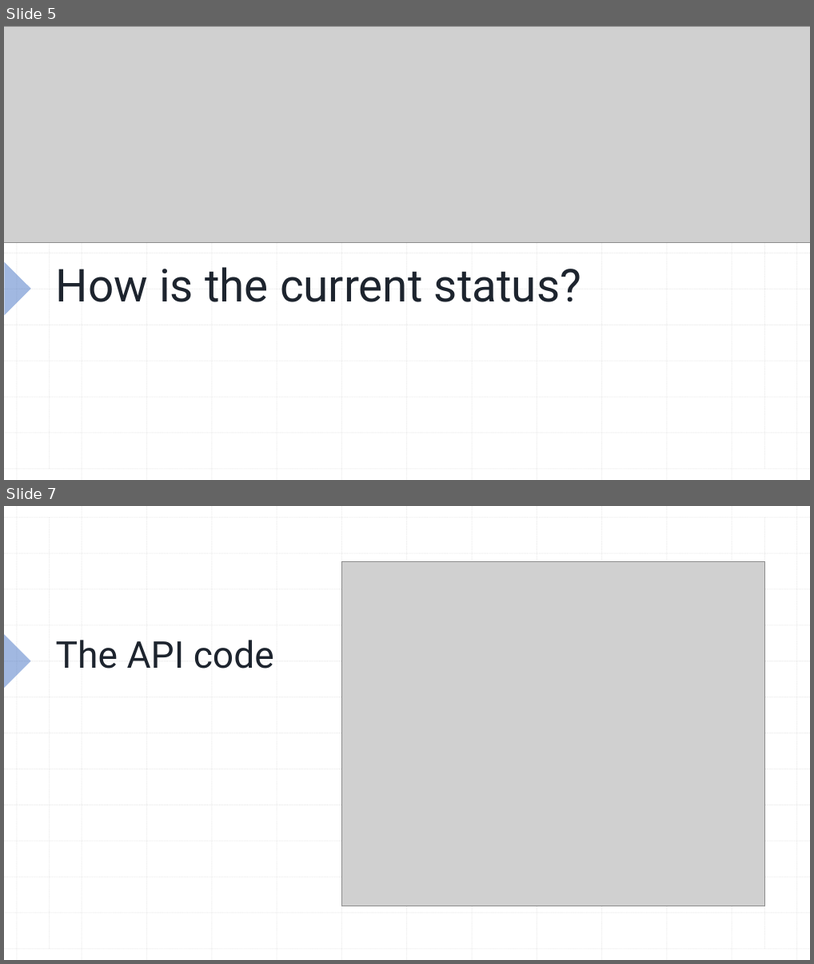
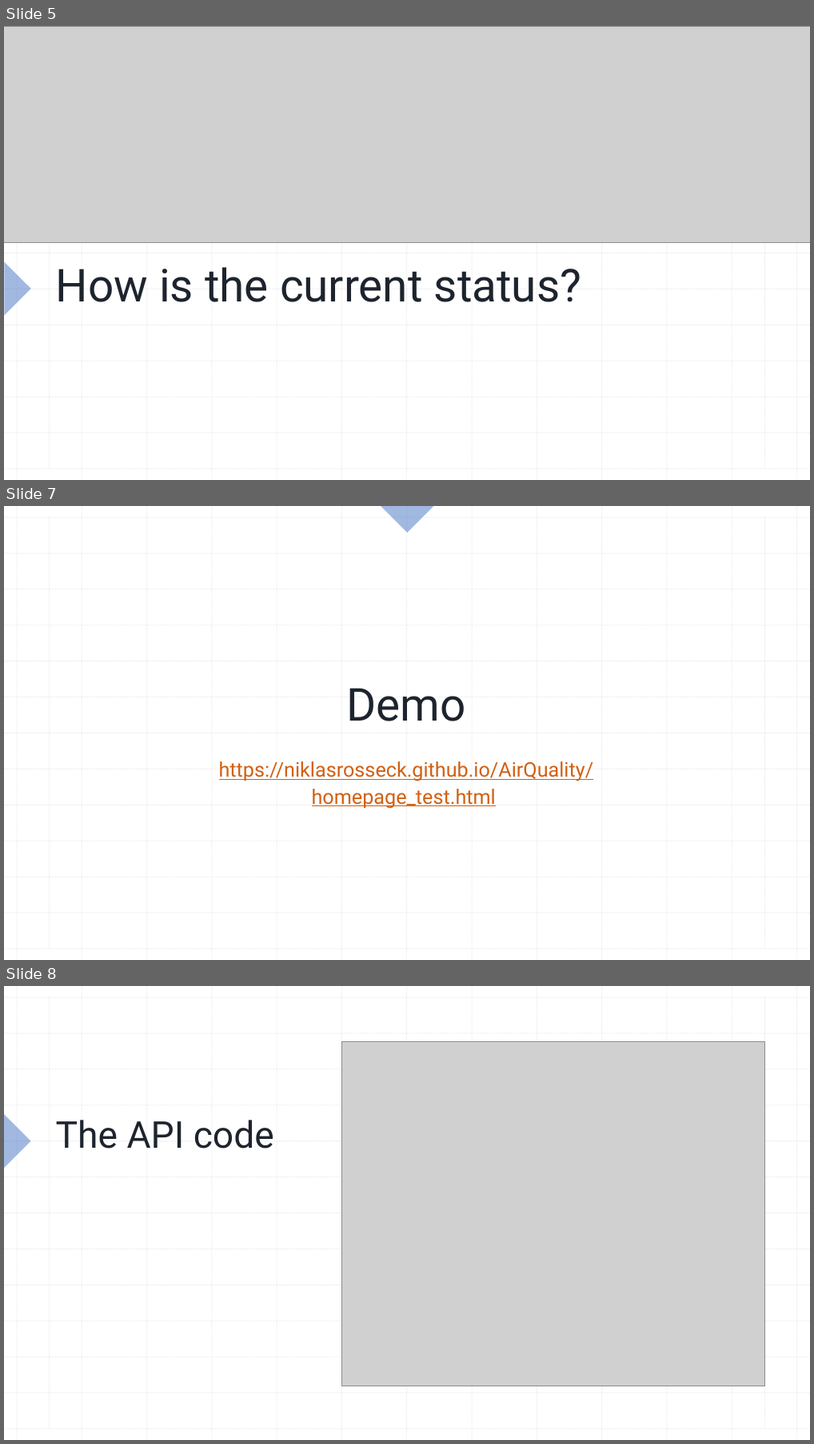
Before and after one commit to niklasrosseck/AirQuality, a slide deck: Final Project Presentation.pptx. Shown one above the other, each under a label of ours: slides 5 and 7 before the commit, slides 5, 7 and 8 after it; the slides between them are not shown. The pictures are 814x964 and 814x1444 pixels, drawn with LibreOffice and Linux fonts; fonts in the diff are those of the drawing; grey boxes stand for pictures. Boxes give left, top, right and bottom in pixels: in the first picture for what was removed or moved away, otherwise in the second. Text is boxed around its words. In the diff, an @@ line names an element or a change of style, - is before the commit and + after.

```diff
--- a/Final Project Presentation.pptx
+++ b/Final Project Presentation.pptx
@@ slide 7 added at [4, 506, 810, 960], background #FFFFFF; not listed: 27 template elements that a slide beside it also shows @@
@@ rectangle added at [4, 506, 810, 960], fill #FFFFFF @@
@@ right triangle added at [381, 506, 434, 532], fill #4472C4 at 50% opacity @@
@@ group added at [4, 506, 810, 960]: 28 lines @@
@@ right triangle added at [4, 671, 30, 724], fill #4472C4 at 50% opacity @@
@@ title added at [347, 688, 466, 721], 54 pt, text #1D242E @@
+Demo
@@ text added at [219, 761, 594, 808], 24 pt, text #D26012, underline @@
+https://niklasrosseck.github.io/AirQuality/homepage_test.html
@@ group added at [4, 506, 810, 960]: 26 lines @@
@@ what was slide 7 is now slide 8 @@
```
Also in this commit, not shown: 2 slides changed.
